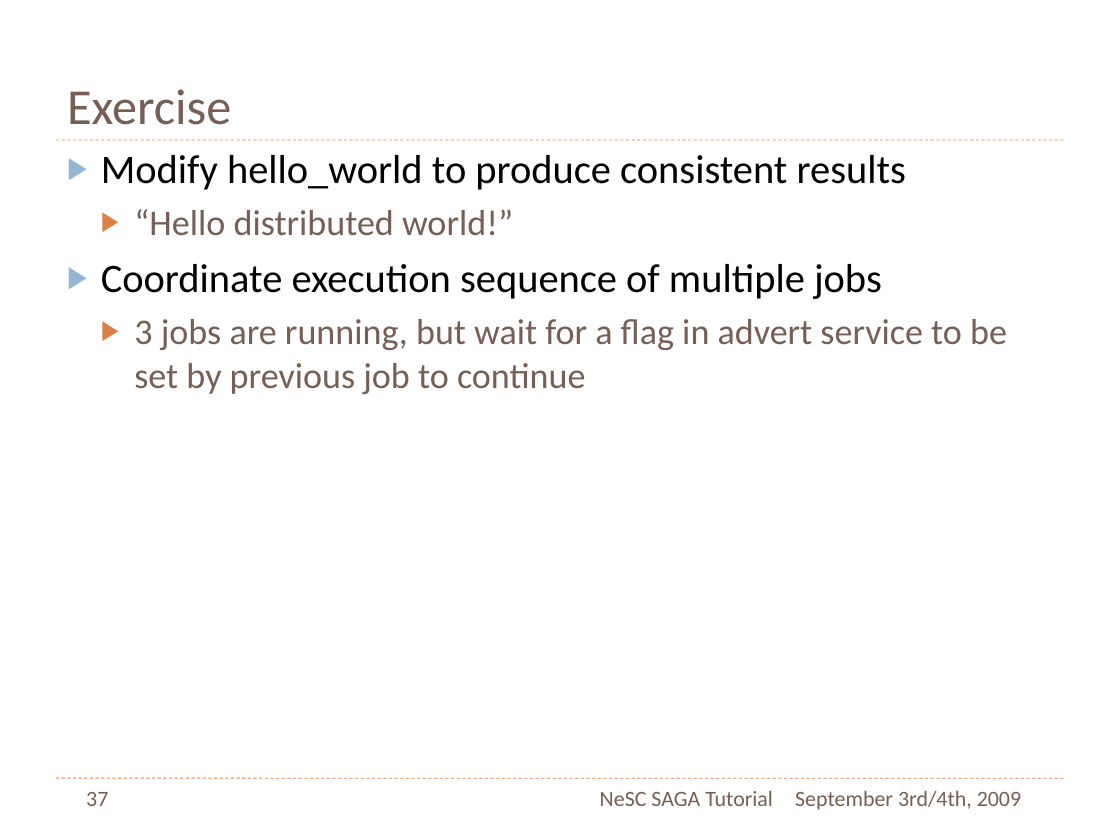
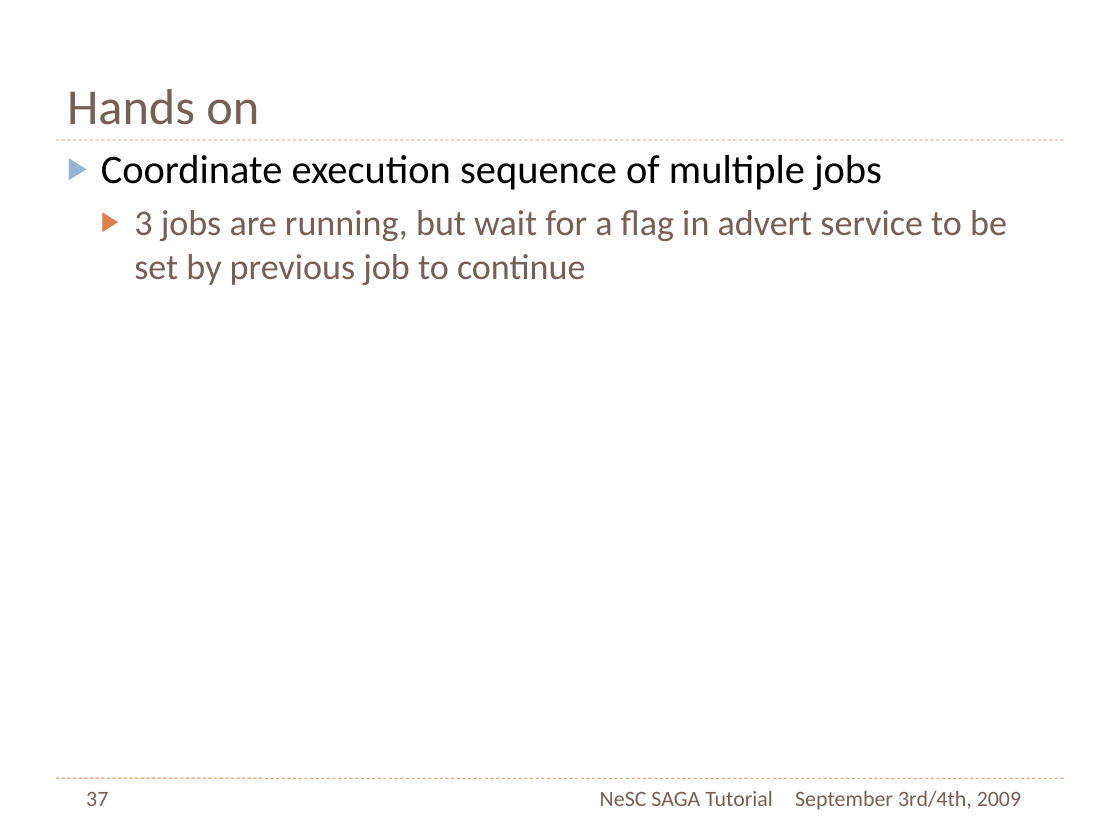
Before and after one commit to saga-project/saga-cpp-legacy-projects, a slide deck: slide 37 of tutorial/NeSC-2009/NeSC09-Practical-PPT.pptx. Drawn at 1120x840 pixels with LibreOffice and Linux fonts; fonts in the diff are those of the drawing. Boxes give left, top, right and bottom in pixels: in the first picture for what was removed or moved away, otherwise in the second. Text is boxed around its words. In the diff, an @@ line names an element or a change of style, - is before the commit and + after.

Commit message:
Slide updates

```diff
--- a/tutorial/NeSC-2009/NeSC09-Practical-PPT.pptx
+++ b/tutorial/NeSC-2009/NeSC09-Practical-PPT.pptx
@@ title at (67,89,259,125): text changed @@
-Exercise
+Hands on
@@ text at (101,155,906,236): paragraphs removed @@
-▶ Modify hello_world to produce consistent results
-  ▶ “Hello distributed world!”
```
Also in this commit, not shown: 3 other slides changed, 1 slide added, 1 slide removed, 1 other file.
